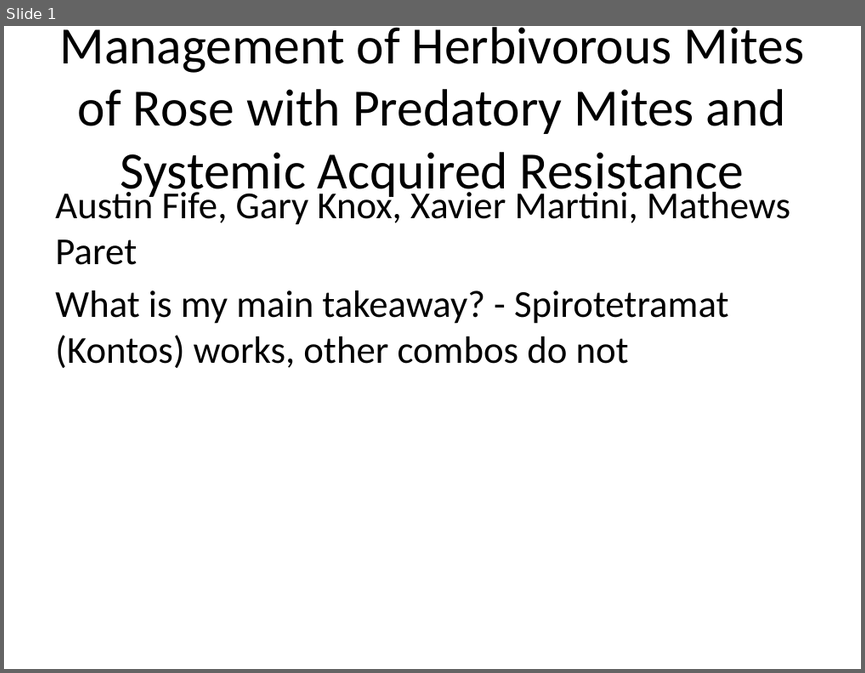
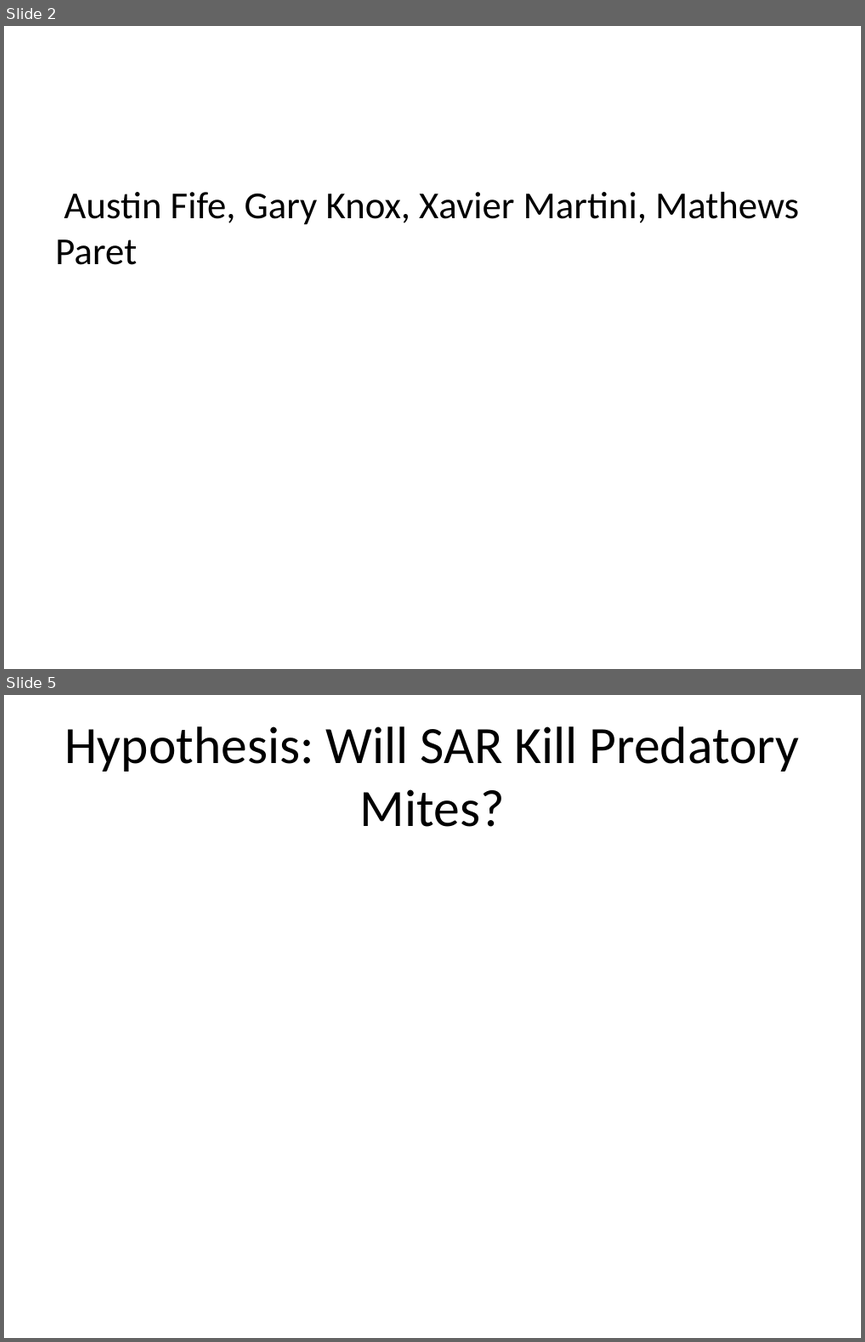
Before and after one commit to fiferworks/conference-presentations, a slide deck: asa-presentation-2021-denver.pptx. Shown one above the other, each under a label of ours: slide 1 before the commit, slides 2 and 5 after it; the slides between them are not shown. The pictures are 865x673 and 865x1342 pixels, drawn with LibreOffice and Linux fonts; fonts in the diff are those of the drawing. Boxes give left, top, right and bottom in pixels: in the first picture for what was removed or moved away, otherwise in the second. Text is boxed around its words. In the diff, an @@ line names an element or a change of style, - is before the commit and + after.

```diff
--- a/asa-presentation-2021-denver.pptx
+++ b/asa-presentation-2021-denver.pptx
@@ slide 5 added at <box>4,695,861,1338</box>, background #FFFFFF @@
@@ title added at <box>64,726,799,827</box>, 44 pt, text #000000 @@
+Hypothesis: Will SAR Kill Predatory Mites?
@@ what was slide 1 is now slide 2 @@
@@ slide 2 changed as well @@
@@ title removed at <box>59,27,804,201</box> @@
-Management of Herbivorous Mites of Rose with Predatory Mites and Systemic Acquired Resistance
@@ text at <box>55,290,729,368</box>: paragraph removed @@
-What is my main takeaway? - Spirotetramat (Kontos) works, other combos do not
```
Also in this commit, not shown: 1 other slide changed, 4 other slides added, 3 slides removed.
